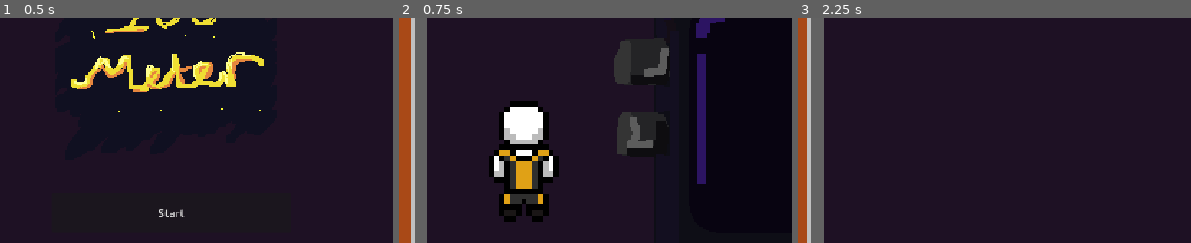
Above: before the commit, frames 1-3 (left to right).
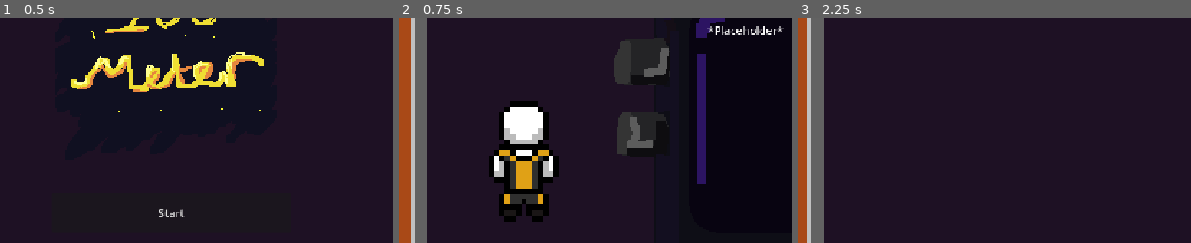
Above: after the commit, the same moments.

Repository: 1-droid/100m-Dash
Game: Godot game, scene res://Scenes/stats_screen.tscn
Two runs of this game, one before a commit and one after it. Both use one fixed random seed, a clock stepped at 60 frames per second and the inputs below.
Inputs:
- Up to frame 1 (0.5 s): no input
- Up to frame 2 (0.75 s): click "Team" at 0.5 s
- Up to frame 3 (2.25 s): click "Back" at 1.25 s; click "Start" at 2 s
The pictures show only the part of the screen within x 28-78%, y 15-65%; the shares and areas given below are measured in that part.

Frame 1 is identical in both runs. In frame 2, 0.3% of the frame differs, in the area x 78-98%, y 3-8%; in frame 3, nothing differs.
Error after the commit: Parse Error: Not all code paths return a value. (res://Scripts/runners.gd:30)

Commit message:
code changes

Diff:
--- a/100m/Scenes/team.tscn
+++ b/100m/Scenes/team.tscn
@@ -1,15 +1,14 @@
 [gd_scene format=3 uid="uid://doho2yxkhqm8s"]
 
-[ext_resource type="Script" uid="uid://c0a5lk23jxi8" path="res://Scripts/global_script.gd" id="1_0ib3d"]
 [ext_resource type="Texture2D" uid="uid://dlf17qeyjopk6" path="res://bg/track_0002.png" id="1_lughb"]
+[ext_resource type="Script" uid="uid://cahgxu778b06o" path="res://Scripts/team.gd" id="1_uuywt"]
 [ext_resource type="Texture2D" uid="uid://b3nbdko6rteao" path="res://bg/track_0001.png" id="2_mv6eg"]
 [ext_resource type="PackedScene" uid="uid://dqypcqlwtrstx" path="res://Scenes/character.tscn" id="3_mv6eg"]
 [ext_resource type="Script" uid="uid://bwkoe64w38y5w" path="res://Scripts/back_button.gd" id="4_ck41f"]
 [ext_resource type="Texture2D" uid="uid://b8gm6v6q81b14" path="res://Assets/statscreen.png" id="5_uuywt"]
-[ext_resource type="Script" uid="uid://beeqjbjkkjivf" path="res://Scripts/label.gd" id="7_vyr1m"]
 
 [node name="Node2D" type="Node2D" unique_id=121521048]
-script = ExtResource("1_0ib3d")
+script = ExtResource("1_uuywt")
 
 [node name="Sprite2D2" type="Sprite2D" parent="." unique_id=1354066068]
 position = Vector2(638, 330)
@@ -37,11 +36,11 @@
 text = "Back"
 script = ExtResource("4_ck41f")
 
-[node name="Label" type="Label" parent="." unique_id=433471481]
-offset_left = 769.0
-offset_top = 102.0
-offset_right = 1063.0
-offset_bottom = 389.0
-script = ExtResource("7_vyr1m")
+[node name="Label" type="Label" parent="." unique_id=1680627322]
+offset_left = 767.0
+offset_top = 104.0
+offset_right = 1052.0
+offset_bottom = 385.0
+text = "*Placeholder*"
 
 [connection signal="pressed" from="Button" to="Button" method="_on_pressed"]
--- a/100m/Scripts/global_script.gd
+++ b/100m/Scripts/global_script.gd
@@ -12,5 +12,10 @@
 var random_index
 
 
+
 #Objects
-var r1 = Runners.new(randomName)
+var r1
+
+func _ready():
+	r1 = Runners.new(randomName)
+	r1.playerStats()
--- a/100m/Scripts/runners.gd
+++ b/100m/Scripts/runners.gd
@@ -27,5 +27,7 @@
 	return milesPerHour
 
 #display on screen function
-func playerStats ():
-	$Label.text = "Name: " + sprinterName + "\n" + "Speed: " +str(speed) + "\n" + "Time: " + str(time)
+func playerStats() -> String:
+	var stats = "Name: " + sprinterName
+	stats +=  "\nSpeed: " +str(speed)
+	stats += "\nTime: " + str(time)
--- /dev/null
+++ b/100m/Scripts/team.gd
@@ -0,0 +1,8 @@
+extends Node2D
+
+@onready var stats_label: Label = $Label
+
+func _ready() -> void:
+	var runner = preload("res://Scripts/runners.gd").new("Jack Kerr")
+
+	stats_label.text = runner.playerStats()
Not shown, added: 100m/Scripts/team.gd.uid
